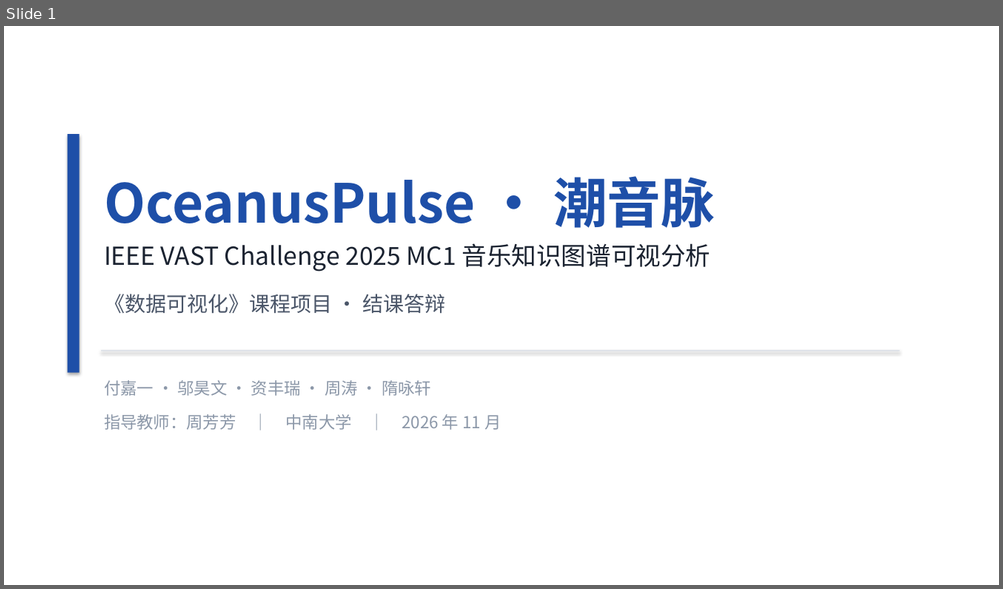
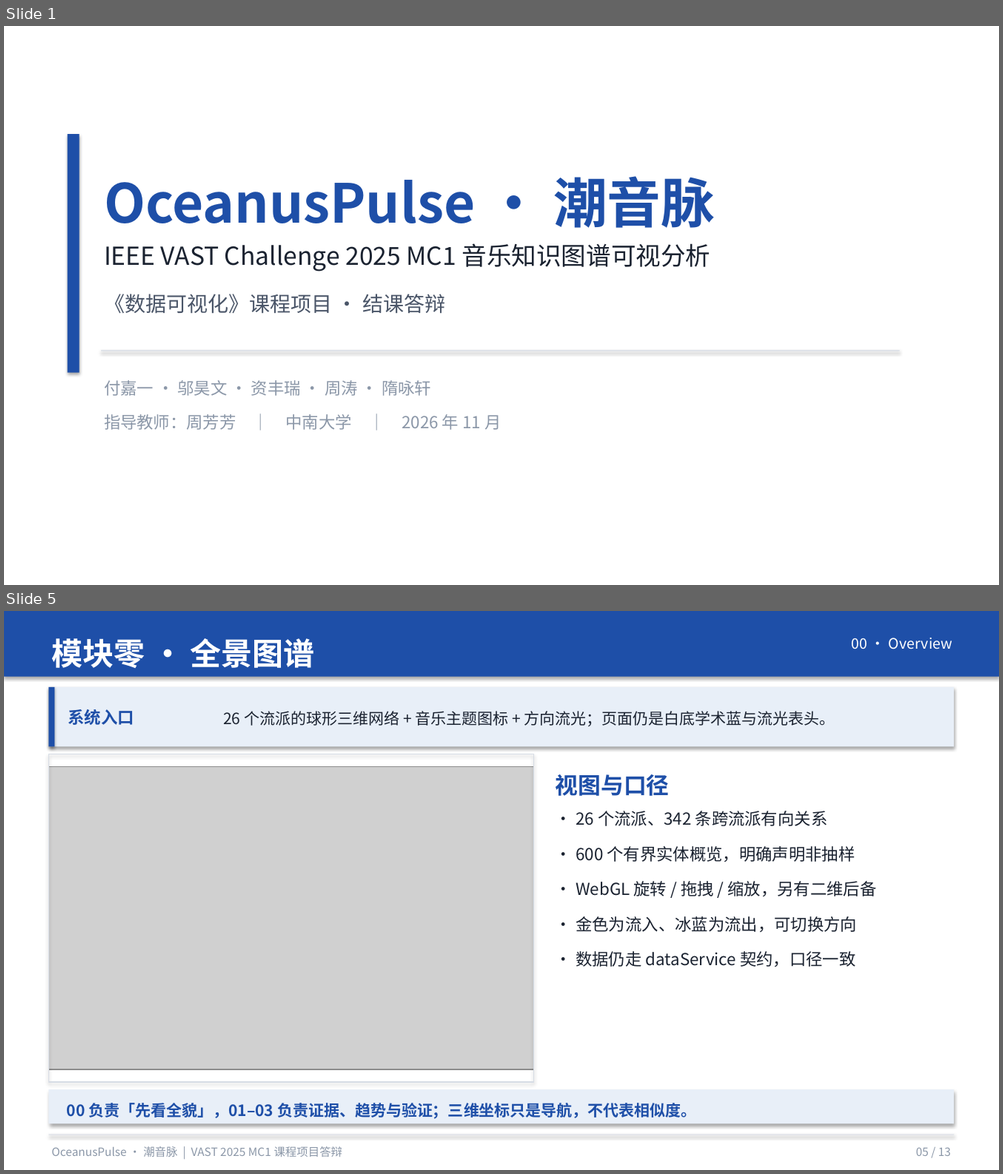
Before and after one commit to LJL-11/vast2025-mc1-oceanuspulse, a slide deck: report/项目汇报.pptx. Shown one above the other, each under a label of ours: slide 1 before the commit, slides 1 and 5 after it; the slides between them are not shown. The pictures are 1003x589 and 1003x1174 pixels, drawn with LibreOffice and Linux fonts; fonts in the diff are those of the drawing; grey boxes stand for pictures. Boxes give left, top, right and bottom in pixels: in the first picture for what was removed or moved away, otherwise in the second. Text is boxed around its words. In the diff, an @@ line names an element or a change of style, - is before the commit and + after.

Commit message:
feat: 接入 00 全景图谱并同步四模块交付物与协作规范

```diff
--- a/report/项目汇报.pptx
+++ b/report/项目汇报.pptx
@@ slide 5 added at bbox=[4, 611, 999, 1170], background #FFFFFF @@
@@ rectangle added at bbox=[4, 611, 999, 677], fill #1E4FA8 @@
@@ text added at bbox=[51, 638, 315, 668], 30 pt, text #FFFFFF, bold @@
+模块零 · 全景图谱
@@ text added at bbox=[851, 638, 952, 649], 14 pt, text #FFFFFF @@
+00 · Overview
@@ rectangle added at bbox=[48, 687, 954, 747], fill #E8EFF8 @@
@@ rectangle added at bbox=[48, 687, 55, 747], fill #1E4FA8 @@
@@ text added at bbox=[68, 709, 134, 725], 16 pt, text #1E4FA8, bold @@
+系统入口
@@ text added at bbox=[223, 711, 834, 726], 15 pt, text #1A2230 @@
+26 个流派的球形三维网络 + 音乐主题图标 + 方向流光；页面仍是白底学术蓝与流光表头。
@@ rectangle added at bbox=[48, 755, 534, 1082], outline #D6DCE5 0.75 pt @@
@@ picture added at bbox=[48, 767, 534, 1070] @@
@@ text added at bbox=[555, 775, 669, 796], 22 pt, text #1E4FA8, bold @@
+视图与口径
@@ text added at bbox=[575, 811, 876, 967], 16 pt, text #1A2230 @@
+• 26 个流派、342 条跨流派有向关系
+• 600 个有界实体概览，明确声明非抽样
+• WebGL 旋转 / 拖拽 / 缩放，另有二维后备
+• 金色为流入、冰蓝为流出，可切换方向
+• 数据仍走 dataService 契约，口径一致
@@ rectangle added at bbox=[48, 1090, 954, 1125], fill #E8EFF8 @@
@@ text added at bbox=[67, 1103, 697, 1119], 15 pt, text #1E4FA8, bold @@
+00 负责「先看全貌」，01–03 负责证据、趋势与验证；三维坐标只是导航，不代表相似度。
@@ rectangle added at bbox=[48, 1135, 954, 1136], fill #D6DCE5 @@
@@ text added at bbox=[51, 1147, 343, 1157], 11 pt, text #8B97A8 @@
+OceanusPulse · 潮音脉 | VAST 2025 MC1 课程项目答辩
@@ text added at bbox=[916, 1147, 950, 1156], 11 pt, text #8B97A8 @@
+05 / 13
```
Also in this commit, not shown: 11 slides changed, 29 other files.
